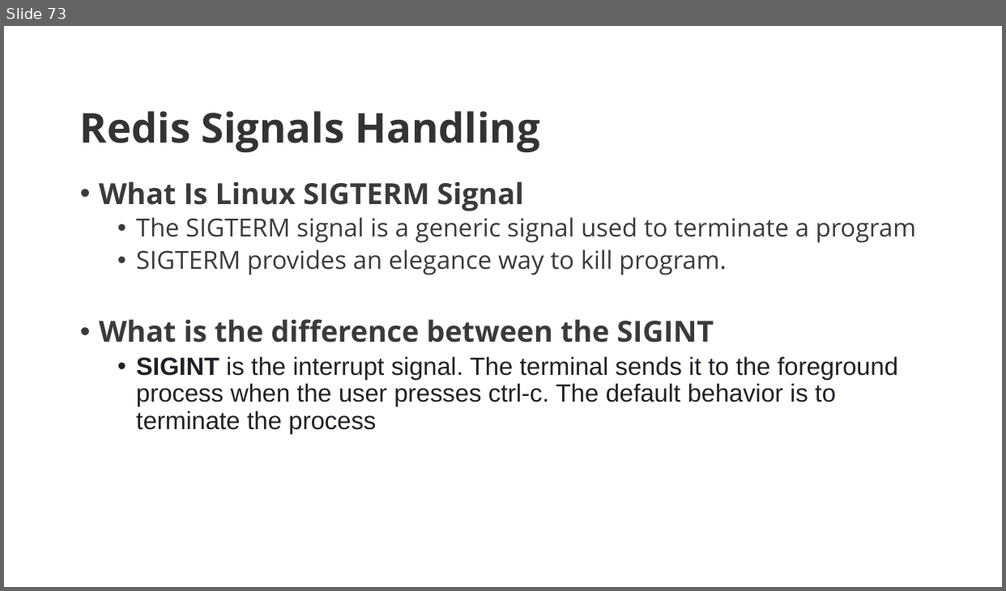
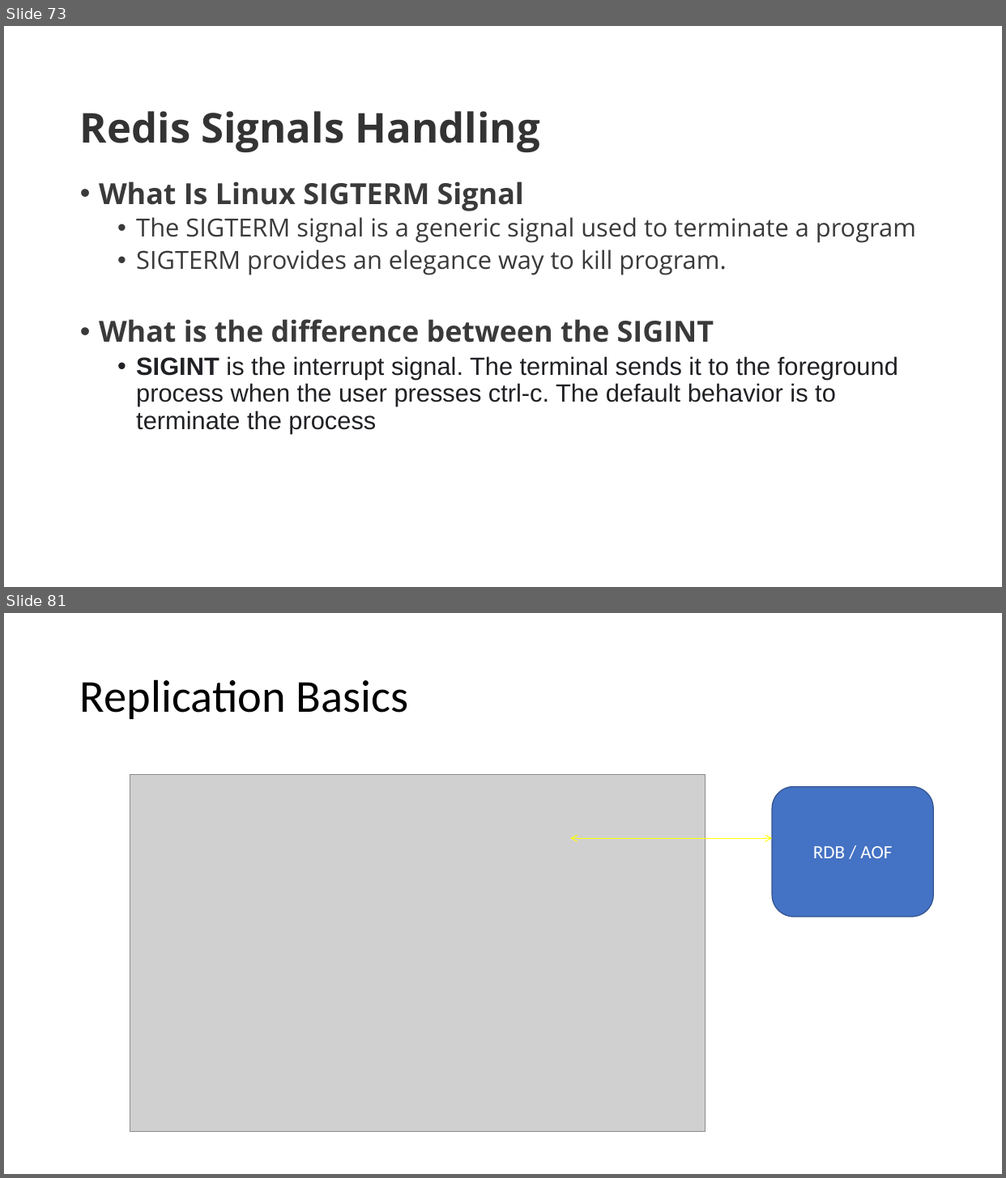
Before and after one commit to GreenwaysTechnology/IBM-DEC-Redis, a slide deck: Redis Admin Guide.pptx. Shown one above the other, each under a label of ours: slide 73 before the commit, slides 73 and 81 after it; the slides between them are not shown. The pictures are 1006x591 and 1006x1178 pixels, drawn with LibreOffice and Linux fonts; fonts in the diff are those of the drawing; grey boxes stand for pictures. Boxes give left, top, right and bottom in pixels: in the first picture for what was removed or moved away, otherwise in the second. Text is boxed around its words. In the diff, an @@ line names an element or a change of style, - is before the commit and + after.

```diff
--- a/Redis Admin Guide.pptx
+++ b/Redis Admin Guide.pptx
@@ slide 81 added at [4,613,1002,1174], background #FFFFFF @@
@@ title added at [80,679,409,719], 44 pt, text #000000 @@
+Replication Basics
@@ picture added at [130,775,705,1131] @@
@@ rounded rectangle added at [772,786,934,917], fill #4472C4, outline #325491 1 pt, 18 pt, text #FFFFFF @@
+RDB / AOF
@@ double arrow added from (571, 838) to (772, 838), #FFFF00 0.75 pt @@
```
Also in this commit, not shown: 33 other slides added, 4 other files.
